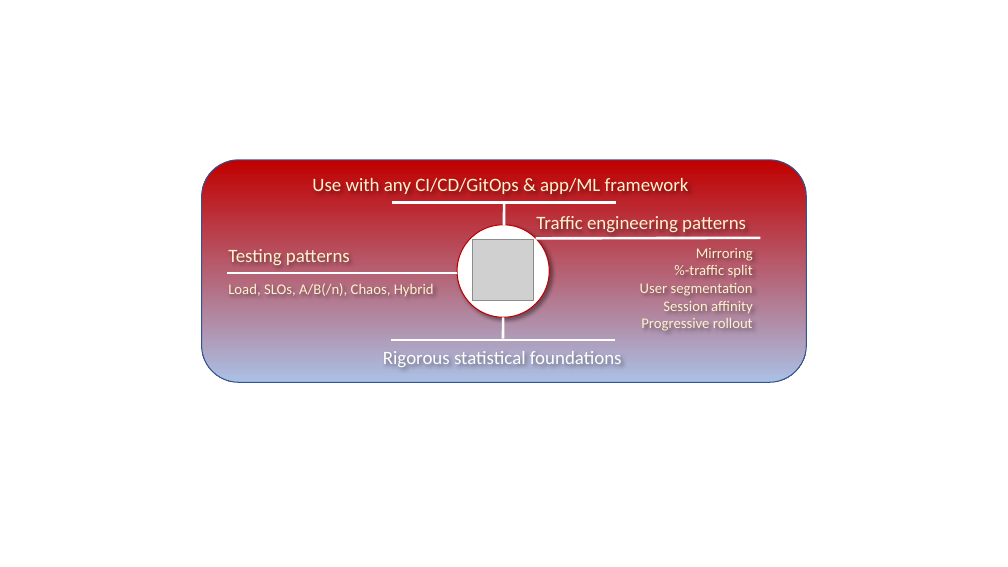
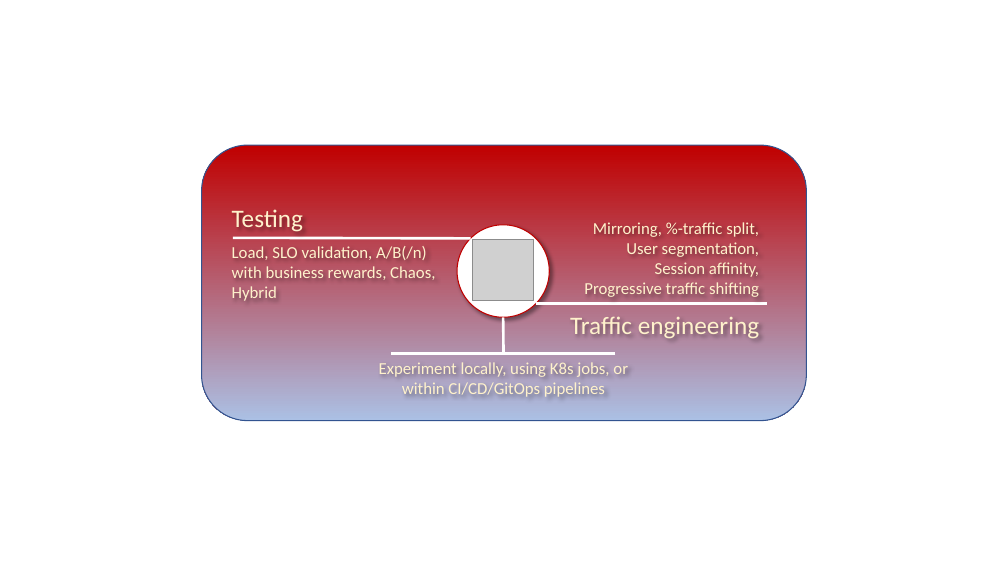
Before and after one commit to iter8-tools/iter8, a slide deck: slide 6 of mkdocs/docs/images/src/illustration.pptx. Drawn at 1008x567 pixels with LibreOffice and Linux fonts; fonts in the diff are those of the drawing; grey boxes stand for pictures. Boxes give left, top, right and bottom in pixels: in the first picture for what was removed or moved away, otherwise in the second. Text is boxed around its words. In the diff, an @@ line names an element or a change of style, - is before the commit and + after.

```diff
--- a/mkdocs/docs/images/src/illustration.pptx
+++ b/mkdocs/docs/images/src/illustration.pptx
@@ rounded rectangle: place and size @@
-rounded rectangle at bbox=[202, 160, 807, 382]
+rounded rectangle at bbox=[202, 145, 807, 420]
@@ text removed at bbox=[312, 178, 689, 194] @@
-Use with any CI/CD/GitOps & app/ML framework
@@ text at bbox=[232, 209, 303, 232]: text changed; size 18 to 24 pt @@
-Testing patterns
+Testing
@@ line removed from (616, 203) to (392, 203) @@
@@ line removed from (504, 204) to (504, 225) @@
@@ line moved from (457, 273) - (227, 273) to (470, 238) - (233, 238) @@
@@ text at bbox=[584, 222, 759, 297]: text changed; size 14 to 16 pt @@
-Mirroring
-%-traffic split
-User segmentation Session affinity Progressive rollout
+Mirroring, %-traffic split, User segmentation, Session affinity, Progressive traffic shifting
@@ text at bbox=[232, 246, 435, 301]: text changed; size 14 to 16 pt @@
-Load, SLOs, A/B(/n), Chaos, Hybrid
+Load, SLO validation, A/B(/n) with business rewards, Chaos, Hybrid
@@ line moved from (504, 318) - (503, 339) to (504, 318) - (504, 354) @@
@@ line moved from (536, 238) - (761, 238) to (536, 304) - (767, 304) @@
@@ text at bbox=[570, 316, 759, 338]: text changed; size 18 to 24 pt @@
-Traffic engineering patterns
+Traffic engineering
@@ line moved from (616, 340) - (391, 340) to (616, 354) - (391, 354) @@
@@ text at bbox=[379, 362, 628, 397]: text changed; size 18 to 16 pt; text colour gradient #FFFFFF to #FFE699 to gradient #FFF2CC to #FFFFFF @@
-Rigorous statistical foundations
+Experiment locally, using K8s jobs, or within CI/CD/GitOps pipelines
```
Also in this commit, not shown: 1 other slide changed, 11 other files.
